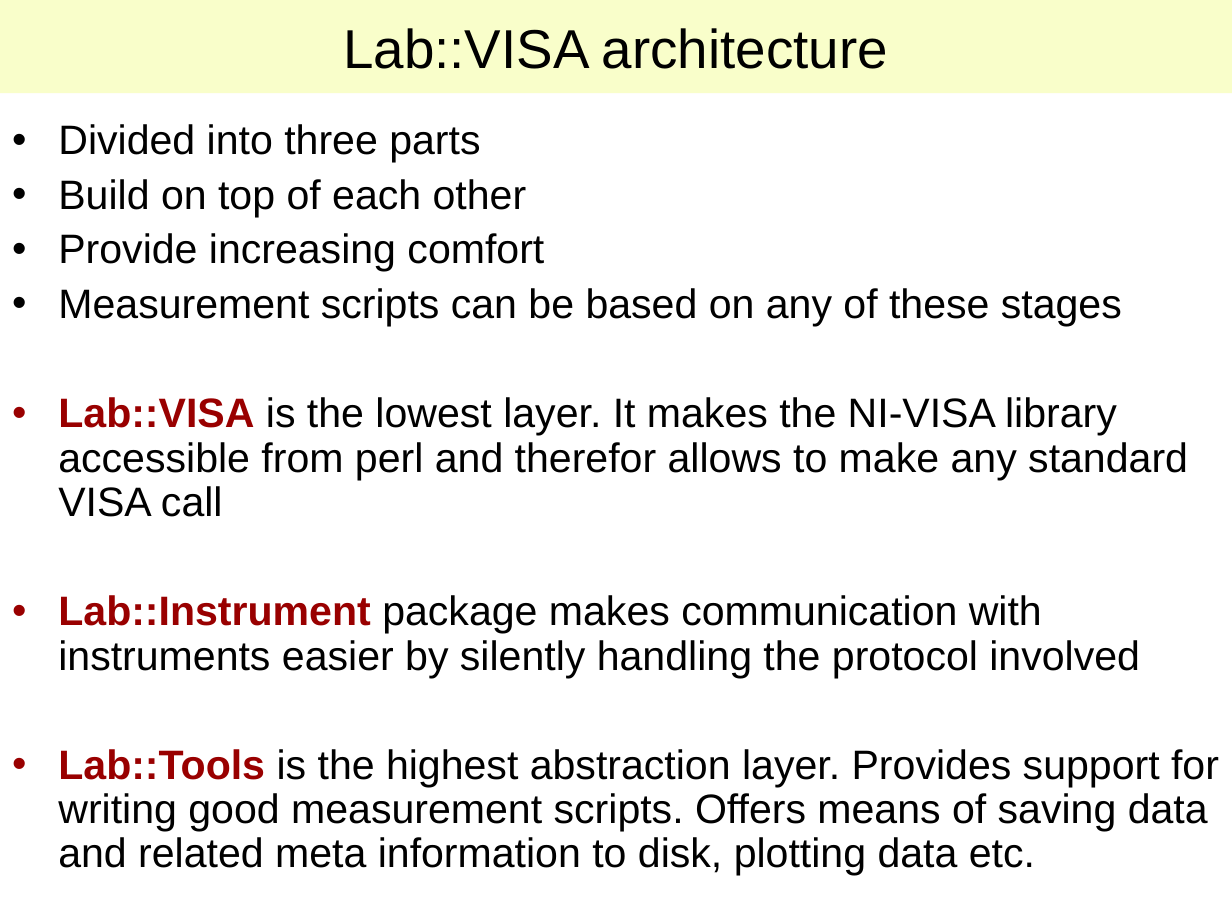
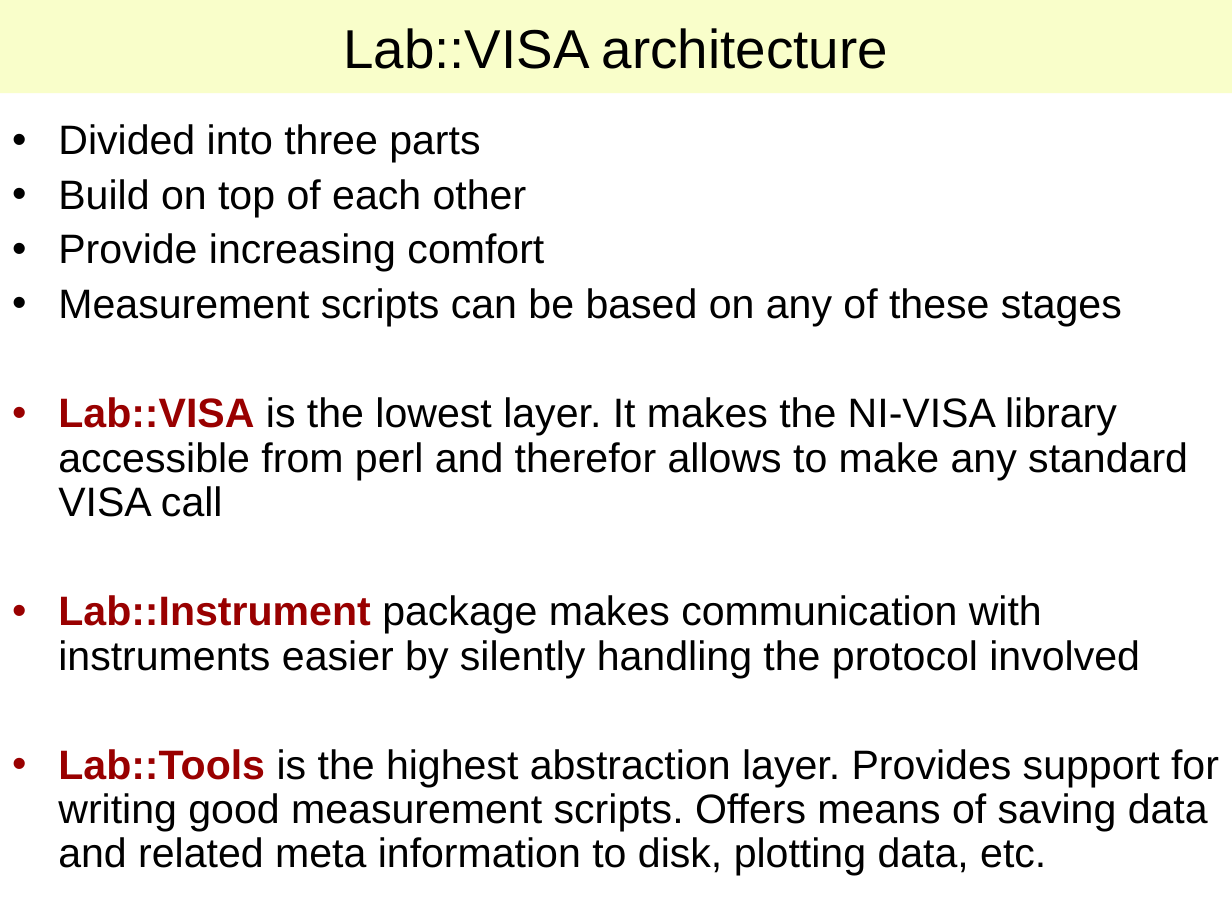
Before and after one commit to lab-measurement/Lab-VISA, a slide deck: slide 6 of Tutorial/Talk/Lab-VISA.ppt. Drawn at 1232x924 pixels with LibreOffice and Linux fonts; fonts in the diff are those of the drawing. Boxes give left, top, right and bottom in pixels: in the first picture for what was removed or moved away, otherwise in the second. Text is boxed around its words. In the diff, an @@ line names an element or a change of style, - is before the commit and + after.

Commit message:
Typos

```diff
--- a/Tutorial/Talk/Lab-VISA.ppt
+++ b/Tutorial/Talk/Lab-VISA.ppt
@@ text at [58, 749, 1219, 876]: text changed @@
-• Lab::Tools is the highest abstraction layer. Provides support for writing good measurement scripts. Offers means of saving data and related meta information to disk, plotting data etc.
+• Lab::Tools is the highest abstraction layer. Provides support for writing good measurement scripts. Offers means of saving data and related meta information to disk, plotting data, etc.
```
Also in this commit, not shown: 3 other slides changed.
